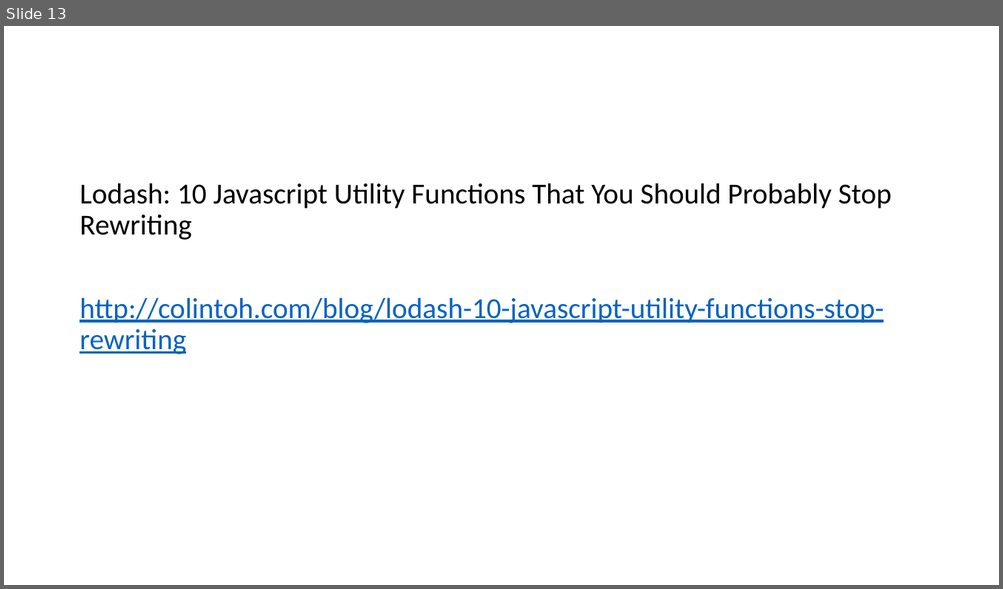
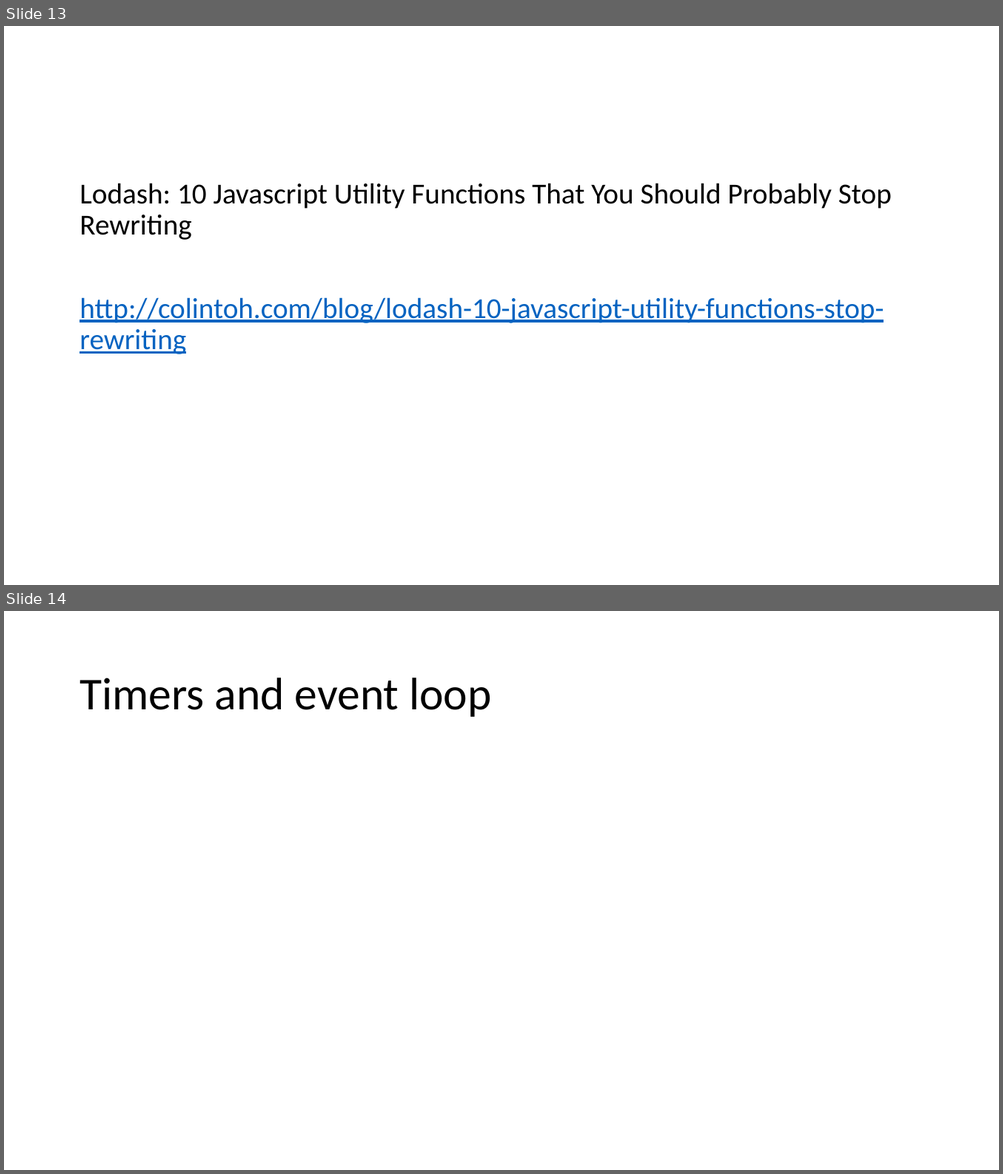
Before and after one commit to dzmitry-varabei/front-end-course, a slide deck: es6/Presentation1.pptx. Shown one above the other, each under a label of ours: slide 13 before the commit, slides 13 and 14 after it. The pictures are 1003x589 and 1003x1174 pixels, drawn with LibreOffice and Linux fonts; fonts in the diff are those of the drawing. Boxes give left, top, right and bottom in pixels: in the first picture for what was removed or moved away, otherwise in the second. Text is boxed around its words. In the diff, an @@ line names an element or a change of style, - is before the commit and + after.

```diff
--- a/es6/Presentation1.pptx
+++ b/es6/Presentation1.pptx
@@ slide 14 added at bbox=[4, 611, 999, 1170], background #FFFFFF @@
@@ title added at bbox=[79, 678, 491, 717], 44 pt, text #000000 @@
+Timers and event loop
```
Also in this commit, not shown: 3 other slides added, 2 other files.
